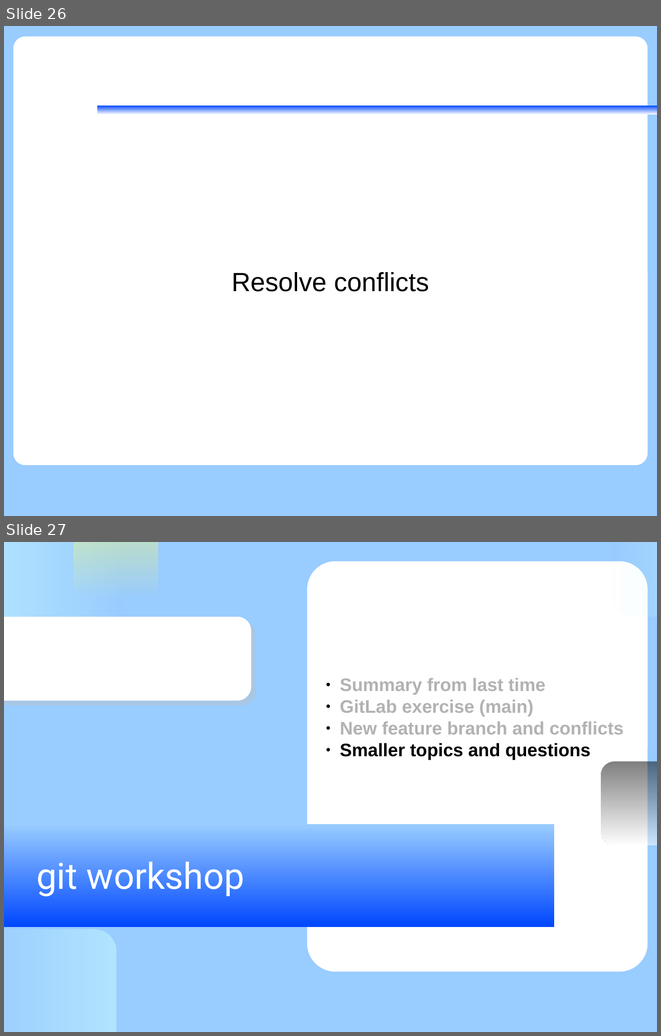
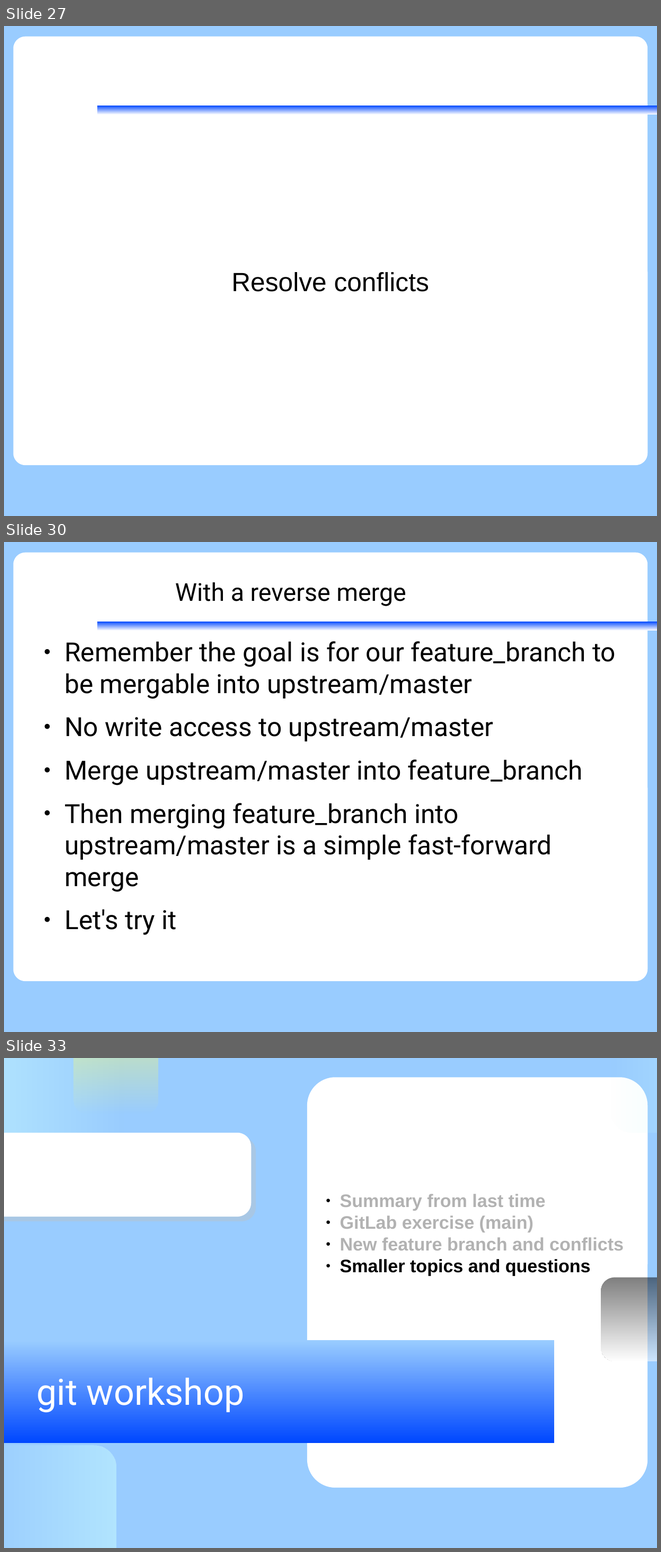
Before and after one commit to KennethNielsen/presentations, a slide deck: gitworkshop/gitworkshop.odp. Shown one above the other, each under a label of ours: slides 26 and 27 before the commit, slides 27, 30 and 33 after it; the slides between them are not shown. The pictures are 661x1036 and 661x1552 pixels, drawn with LibreOffice and Linux fonts; fonts in the diff are those of the drawing; background and template pictures are left out. Boxes give left, top, right and bottom in pixels: in the first picture for what was removed or moved away, otherwise in the second. Text is boxed around its words. In the diff, an @@ line names an element or a change of style, - is before the commit and + after.

```diff
--- a/gitworkshop/gitworkshop.odp
+++ b/gitworkshop/gitworkshop.odp
@@ slide 30 added at <box>4,542,657,1032</box>, background #99CCFF; not listed: 2 template elements that a slide beside it also shows @@
@@ title added at <box>175,582,406,606</box>, 30 pt, text #000000 @@
+With a reverse merge
@@ text added at <box>64,641,616,935</box>, 32 pt, text #000000 @@
+● Remember the goal is for our feature_branch to be mergable into upstream/master
+● No write access to upstream/master
+● Merge upstream/master into feature_branch
+● Then merging feature_branch into upstream/master is a simple fast-forward merge
+● Let's try it
@@ what was slide 26 is now slide 27 @@
@@ what was slide 27 is now slide 33 @@
```
Also in this commit, not shown: 2 slides changed, 14 other slides added, 2 other files.
